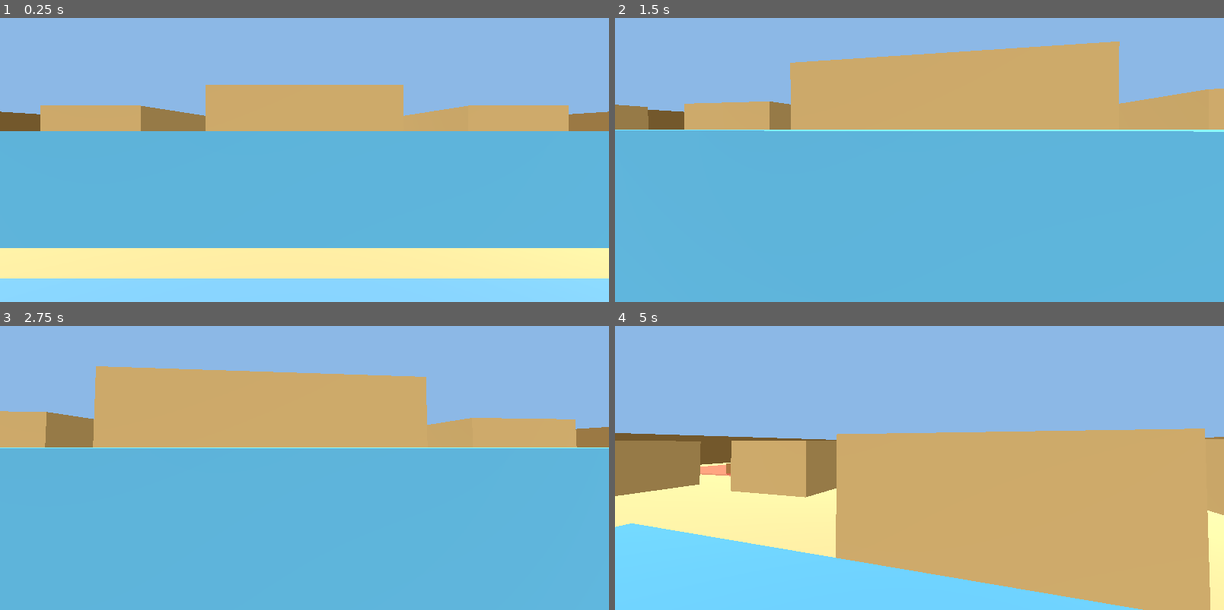
Above: before the commit, frames 1-4 (two rows, left to right).
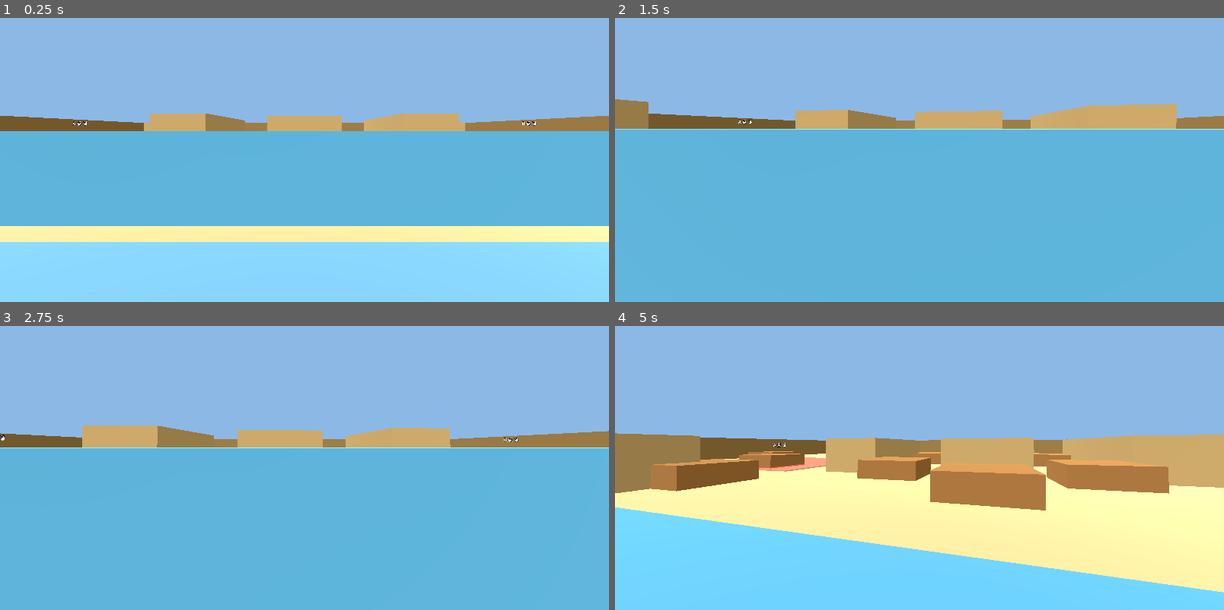
Above: after the commit, the same moments.

Repository: Nornttyy/CS2.5
Game: Godot game, scene res://scenes/fps.tscn
Two runs of this game, one before a commit and one after it. Both use one fixed random seed, a clock stepped at 60 frames per second and the inputs below.
Inputs (mouse positions are in pixels of both pictures, inside the frame that each line leads up to):
- Up to frame 1 (0.25 s): no input
- Up to frame 2 (1.5 s): tap Enter at 0.5 s; move the mouse to (949, 128) at 0.52 s; hold W from 0.53 s (still down); tap R at 0.6, 1.35 s; click (949, 128) at 0.67 s; tap Space at 0.77 s; move the mouse to (889, 131) at 1.27 s
- Up to frame 3 (2.75 s): keep holding W; tap Space at 1.52 s; move the mouse to (316, 433) at 2.02 s; tap R at 2.1 s
- Up to frame 4 (5 s): keep holding W; tap Space at 2.75, 3.02, 3.77, 4.52 s; move the mouse to (913, 445) at 2.77 s; tap R at 2.85, 3.6, 4.35 s; click (913, 445) at 2.92 s; move the mouse to (962, 442) at 3.52 s; move the mouse to (870, 433) at 4.27 s

The runs differ from the first frame. In frame 1, 27% of the frame differs, in the area x 0-100%, y 23-92%; in frame 2, 16%; in frame 3, 16%; in frame 4, 36%, in the area x 0-100%, y 36-100%.

Commit message:
地图改进：放大场地、布局更开阔、箱子加高加大
- DIV 10→8（场地物理变大）
- 重新设计为更开阔的对称布局（大据点广场、减少窄通道）
- 木箱 28→40 更大、高度 1.0→1.5 更高，作掩体更合理
- 同步更新 3D第一人称版、地图预览页、Godot world.gd

Co-Authored-By: Claude Opus 4.8 (1M context) <noreply@anthropic.com>

Diff:
--- a/maps/desert_town.json
+++ b/maps/desert_town.json
@@ -1,39 +1,41 @@
 [
-  {"type":"route","x1":380,"y1":70,"x2":200,"y2":175},
-  {"type":"route","x1":380,"y1":70,"x2":380,"y2":255},
-  {"type":"route","x1":380,"y1":70,"x2":560,"y2":175},
-  {"type":"route","x1":380,"y1":510,"x2":200,"y2":405},
-  {"type":"route","x1":380,"y1":510,"x2":380,"y2":350},
-  {"type":"route","x1":380,"y1":510,"x2":560,"y2":405},
-  {"type":"route","x1":205,"y1":305,"x2":345,"y2":305},
-  {"type":"route","x1":555,"y1":305,"x2":415,"y2":305},
+  {"type":"tspawn","x":300,"y":20,"w":160,"h":48},
+  {"type":"ctspawn","x":300,"y":512,"w":160,"h":48},
+  {"type":"barrier","x":300,"y":74,"w":160,"h":16},
+  {"type":"barrier","x":300,"y":490,"w":160,"h":16},
 
-  {"type":"tspawn","x":330,"y":25,"w":100,"h":45},
-  {"type":"ctspawn","x":330,"y":510,"w":100,"h":45},
-  {"type":"barrier","x":330,"y":78,"w":100,"h":16},
-  {"type":"barrier","x":330,"y":486,"w":100,"h":16},
+  {"type":"A","x":40,"y":215,"w":185,"h":150},
+  {"type":"B","x":535,"y":215,"w":185,"h":150},
 
-  {"type":"A","x":55,"y":245,"w":150,"h":120},
-  {"type":"B","x":555,"y":245,"w":150,"h":120},
+  {"type":"house","x":345,"y":265,"w":70,"h":60},
+  {"type":"house","x":255,"y":235,"w":45,"h":120},
+  {"type":"house","x":460,"y":235,"w":45,"h":120},
+  {"type":"house","x":110,"y":110,"w":110,"h":50},
+  {"type":"house","x":540,"y":110,"w":110,"h":50},
+  {"type":"house","x":110,"y":420,"w":110,"h":50},
+  {"type":"house","x":540,"y":420,"w":110,"h":50},
 
-  {"type":"house","x":345,"y":255,"w":70,"h":90},
-  {"type":"house","x":235,"y":180,"w":55,"h":230},
-  {"type":"house","x":470,"y":180,"w":55,"h":230},
-  {"type":"house","x":70,"y":110,"w":120,"h":60},
-  {"type":"house","x":570,"y":110,"w":120,"h":60},
-  {"type":"house","x":70,"y":400,"w":120,"h":60},
-  {"type":"house","x":570,"y":400,"w":120,"h":60},
-  {"type":"house","x":350,"y":115,"w":60,"h":50},
-  {"type":"house","x":350,"y":415,"w":60,"h":50},
+  {"type":"crate","x":80,"y":250,"w":40,"h":40},
+  {"type":"crate","x":640,"y":250,"w":40,"h":40},
+  {"type":"crate","x":150,"y":310,"w":40,"h":40},
+  {"type":"crate","x":570,"y":310,"w":40,"h":40},
+  {"type":"crate","x":300,"y":220,"w":40,"h":40},
+  {"type":"crate","x":420,"y":220,"w":40,"h":40},
+  {"type":"crate","x":300,"y":340,"w":40,"h":40},
+  {"type":"crate","x":420,"y":340,"w":40,"h":40},
+  {"type":"crate","x":360,"y":175,"w":40,"h":40},
+  {"type":"crate","x":360,"y":385,"w":40,"h":40},
+  {"type":"crate","x":200,"y":150,"w":40,"h":40},
+  {"type":"crate","x":520,"y":150,"w":40,"h":40},
+  {"type":"crate","x":200,"y":400,"w":40,"h":40},
+  {"type":"crate","x":520,"y":400,"w":40,"h":40},
 
-  {"type":"crate","x":95,"y":265,"w":28,"h":28},
-  {"type":"crate","x":637,"y":265,"w":28,"h":28},
-  {"type":"crate","x":150,"y":330,"w":28,"h":28},
-  {"type":"crate","x":582,"y":330,"w":28,"h":28},
-  {"type":"crate","x":300,"y":285,"w":28,"h":28},
-  {"type":"crate","x":432,"y":285,"w":28,"h":28},
-  {"type":"crate","x":300,"y":330,"w":28,"h":28},
-  {"type":"crate","x":432,"y":330,"w":28,"h":28},
-  {"type":"crate","x":366,"y":200,"w":28,"h":28},
-  {"type":"crate","x":366,"y":360,"w":28,"h":28}
+  {"type":"route","x1":380,"y1":68,"x2":160,"y2":215},
+  {"type":"route","x1":380,"y1":68,"x2":380,"y2":265},
+  {"type":"route","x1":380,"y1":68,"x2":600,"y2":215},
+  {"type":"route","x1":380,"y1":512,"x2":160,"y2":365},
+  {"type":"route","x1":380,"y1":512,"x2":380,"y2":325},
+  {"type":"route","x1":380,"y1":512,"x2":600,"y2":365},
+  {"type":"route","x1":225,"y1":290,"x2":345,"y2":290},
+  {"type":"route","x1":535,"y1":290,"x2":415,"y2":290}
 ]
--- a/scripts/world.gd
+++ b/scripts/world.gd
@@ -2,10 +2,10 @@
 # 沙漠小镇世界：读取 maps/desert_town.json，搭成 3D 地图
 # 2D 编辑器里的坐标(px) → 3D 世界坐标(米)：每 10 像素 = 1 米
 
-const DIV := 10.0      # 多少像素算 1 米
+const DIV := 8.0       # 多少像素算 1 米（数值越小，地图越大）
 const MAP_W := 760.0   # 2D 地图宽
 const MAP_H := 580.0   # 2D 地图高
-const HEIGHTS := {"house": 3.0, "barrier": 1.6, "crate": 1.0}
+const HEIGHTS := {"house": 3.4, "barrier": 1.6, "crate": 1.5}
 const COLORS := {
 	"house": Color(0.79, 0.66, 0.42),
 	"barrier": Color(0.35, 0.70, 0.88),
Not shown, changed: 地图预览.html
Not shown, changed: 走进沙漠小镇.html
